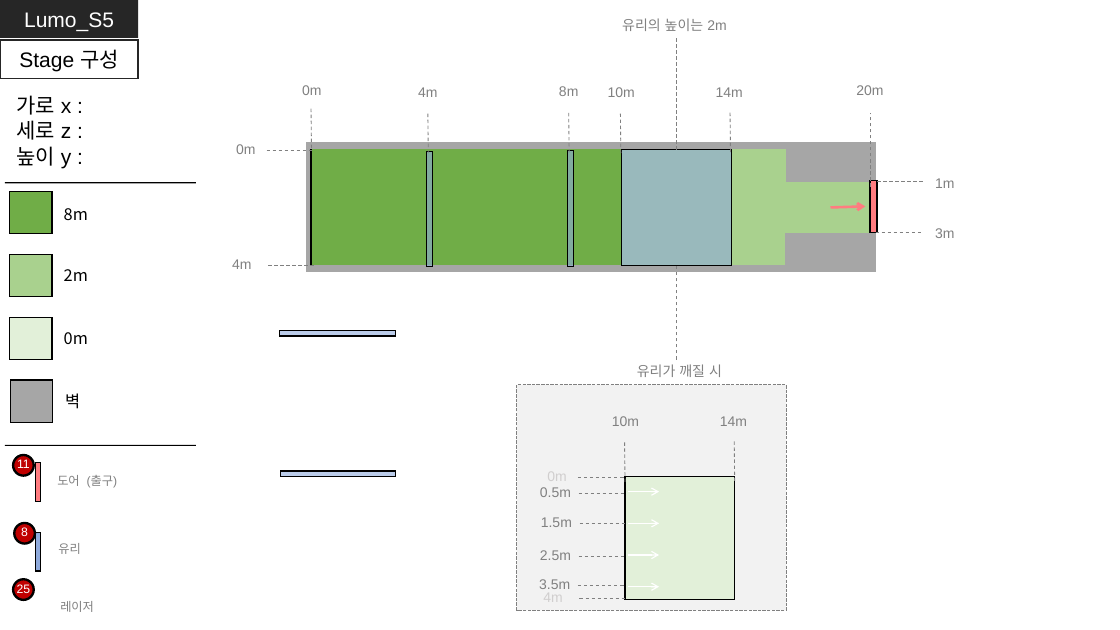
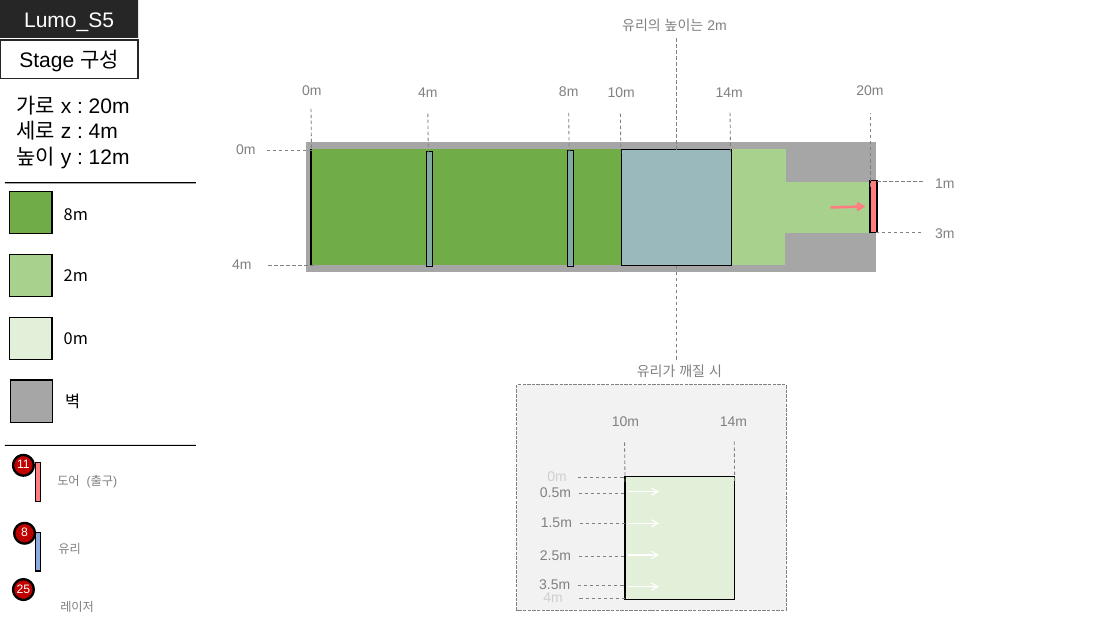
Before and after one commit to GGMGangsterHamster/GangsterHamster, a slide deck: slide 7 of Documents/Lumo_Stage - Nam.pptx. Drawn at 1120x630 pixels with LibreOffice and Linux fonts; fonts in the diff are those of the drawing. Boxes give left, top, right and bottom in pixels: in the first picture for what was removed or moved away, otherwise in the second. Text is boxed around its words. In the diff, an @@ line names an element or a change of style, - is before the commit and + after.

```diff
--- a/Documents/Lumo_Stage - Nam.pptx
+++ b/Documents/Lumo_Stage - Nam.pptx
@@ text at [16,95,130,168]: text changed @@
-가로 x :
-세로 z :
-높이 y :
+가로 x : 20m
+세로 z : 4m
+높이 y : 12m
@@ rectangle removed at [279,331,395,337] @@
@@ rectangle removed at [280,471,396,477] @@
```
Also in this commit, not shown: 3 other slides changed.
